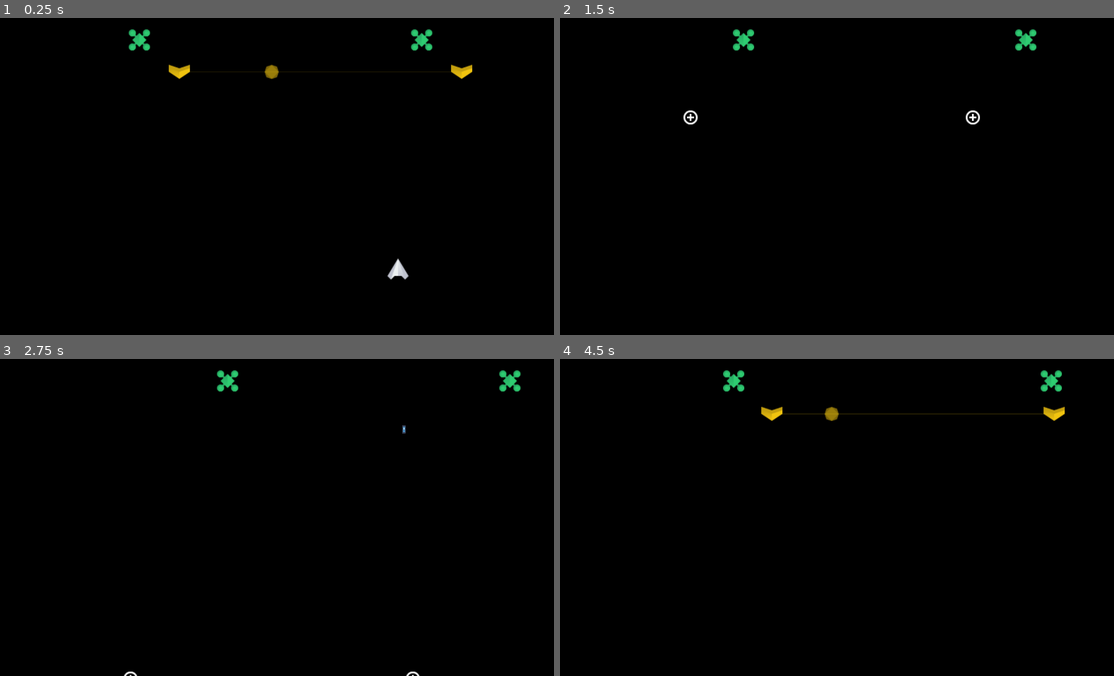
Above: before the commit, frames 1-4 (two rows, left to right).
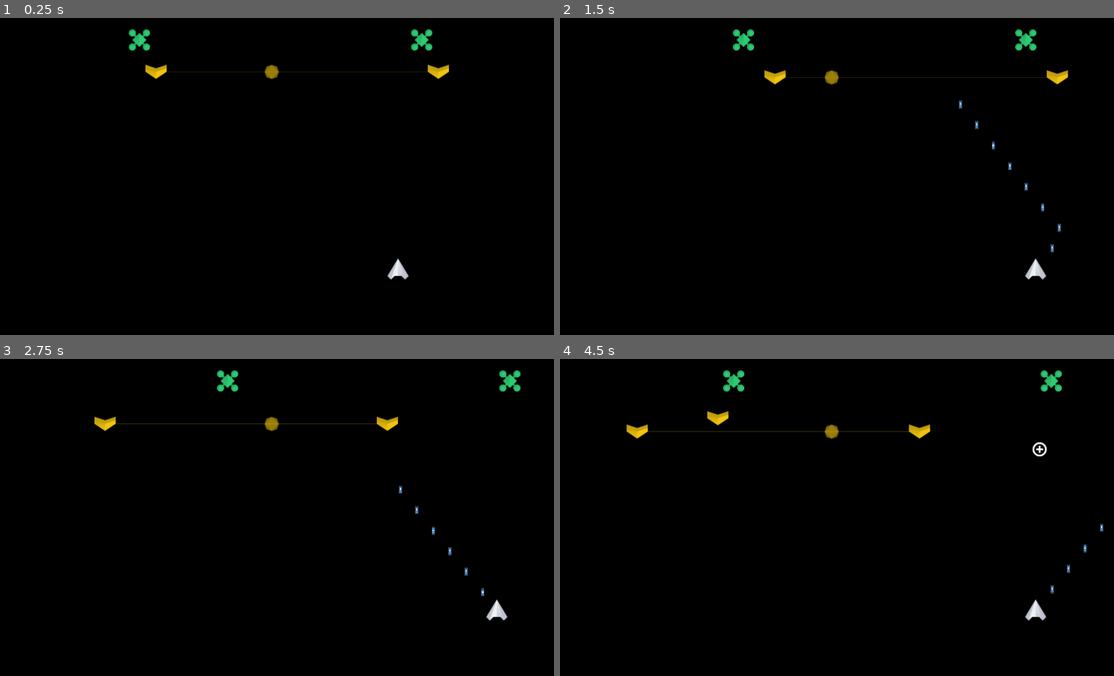
Above: after the commit, the same moments.

Repository: sacrificerXY/parallel-invaders
Game: Godot game, scene res://World.tscn
The game is run twice, just before and just after one commit, with the same random seed, the same clock (stepped at 60 frames per second) and the same inputs. The engine's default icon, where the game draws it, is replaced by a stand-in: a white triangle on a blue panel in a dark square.
Inputs:
- Up to frame 1 (0.25 s): no input
- Up to frame 2 (1.5 s): hold D (move_right) 0.53-1.28 s; hold Space (fire) 0.53-1.28 s; hold A (move_left) from 1.28 s (still down); tap Space (fire) at 1.35 s
- Up to frame 3 (2.75 s): release A (move_left) at 2.03 s; hold D (move_right) from 2.03 s (still down); hold Space (fire) from 2.03 s (still down)
- Up to frame 4 (4.5 s): release Space (fire) at 2.78 s; tap Space (fire) at 2.85, 4.35 s; release D (move_right) at 3.53 s; hold Space (fire) 3.53-4.28 s; hold A (move_left) from 3.53 s (still down)

The runs differ from the first frame. In frame 1, 0.5% of the frame differs, in the area x 26-86%, y 14-20%; in frame 2, 0.8%; in frame 3, 0.8%; in frame 4, 1.5%, in the area x 11-99%, y 15-83%.

Commit message:
fix focus

Diff:
--- a/Bullet.gd
+++ b/Bullet.gd
@@ -3,7 +3,8 @@
 
 var fired_by: WeakRef
 var velocity: Vector2
-var focused := true
+var focused := false
+var gg
 
 func init(fired_by: Node, velocity: Vector2):
 	self.fired_by = weakref(fired_by)
@@ -12,6 +13,7 @@
 	# TODO adjust collisions
 
 func _physics_process(delta):
+	gg = is_in_group('righty')
 	if not focused: return
 	position += self.velocity * delta
 
@@ -23,6 +25,11 @@
 		queue_free()
 	pass # Replace with function body.
 
+func _ready():
+	if is_in_group('righty'):
+		print('absdiaduibs')
+	if is_in_group('lefty'):
+		print('absdiaduibs')
 
 func focus():
 	focused = true
--- a/Gunner.gd
+++ b/Gunner.gd
@@ -11,6 +11,7 @@
 func _ready():
 	if randf() < 0.5:
 		direction = Vector2.LEFT
+	speed += rand_range(-1, 1) * 20
 
 func update_move(delta):
 	var collision: KinematicCollision2D = move_and_collide(direction * speed * delta)
@@ -26,11 +27,14 @@
 		var b: Bullet = preload('res://GunnerBullet.tscn').instance()
 		b.init(self, Vector2.UP * 400)
 		b.position = position
+		g.world.add_bullet(b)
+		print(get_groups())
 		if is_in_group('lefty'):
 			b.add_to_group('lefty')
 		elif is_in_group('righty'):
 			b.add_to_group('righty')
-		g.world.add_bullet(b)
+		else:
+			assert(false)
 func _physics_process(delta):
 	if is_updating:
 		update_move(delta)
--- a/Gunner.tscn
+++ b/Gunner.tscn
@@ -5,9 +5,7 @@
 
 [sub_resource type="RectangleShape2D" id=1]
 
-[node name="Gunner" type="KinematicBody2D" groups=[
-"lefty",
-]]
+[node name="Gunner" type="KinematicBody2D"]
 collision_layer = 8
 collision_mask = 6
 script = ExtResource( 2 )
--- a/LinkedShip.gd
+++ b/LinkedShip.gd
@@ -10,7 +10,7 @@
 
 func _ready():
 	sway_amount = 200
-	sway_time_factor = 0.8
+	sway_time_factor = 0.4
 
 
 func link_to(ship: Ship):
@@ -20,10 +20,14 @@
 
 
 func on_partner_destroyed(ship: Ship):
-	queue_free()
+#	queue_free()
+	#enrage
+	sway_time_factor = 0.8
+	pass
 
 
 func queue_free():
 	.queue_free()
 	var focus = 'lefty' if g.world.is_left(position) else 'righty'
+	print('power ' + focus)
 	g.world.spawn_powerup(position, focus)
--- a/MotherShip.gd
+++ b/MotherShip.gd
@@ -3,7 +3,7 @@
 
 # Called when the node enters the scene tree for the first time.
 func _ready():
-	reset_hp(20)
+	reset_hp(999999)
 	direction = Vector2.RIGHT
 	speed = 80
 	pass # Replace with function body.
--- a/Player.gd
+++ b/Player.gd
@@ -5,7 +5,7 @@
 # var a = 2
 # var b = "text"
 
-var fire_cooldown: float = 1
+var fire_cooldown: float = 0.1
 var fire_timer: float = 0
 
 var world
@@ -22,7 +22,7 @@
 		h -= 1
 	if Input.is_action_pressed('move_right'):
 		h += 1
-	position.x += h * 800 * delta
+	position.x += h * 320 * delta
 
 	if fire_timer <= 0:
 		if Input.is_action_pressed('fire'):
@@ -34,9 +34,10 @@
 
 func fire():
 	var bullet: Bullet = preload('res://Bullet.tscn').instance()
-	bullet.init(self, Vector2.UP * 600)
+	bullet.init(self, Vector2.UP * 400)
 	bullet.position = position
 	world.add_bullet(bullet)
+	bullet.focus()
 
 
 
--- a/Powerup.gd
+++ b/Powerup.gd
@@ -1,7 +1,7 @@
 extends Area2D
 class_name Powerup
 
-const SPEED := 400
+const SPEED := 100
 
 var spawn_side := 'null'
 
@@ -12,8 +12,9 @@
 func _on_Powerup_area_entered(area):
 	if area.name == 'Player':
 		var gg: Gunner = preload('res://Gunner.tscn').instance()
+		assert(spawn_side == 'lefty' or spawn_side == 'righty')
+		g.world.add_gunner(gg)
 		gg.add_to_group(spawn_side)
 		gg.position.x = area.position.x
-		g.world.add_gunner(gg)
 		queue_free()
 	pass # Replace with function body.
--- a/Ship.gd
+++ b/Ship.gd
@@ -20,7 +20,7 @@
 
 # Called when the node enters the scene tree for the first time.
 func _ready():
-	reset_hp(5)
+	reset_hp(20)
 #	direction.y = 0.025
 #	direction = direction.normalized()
 #	direction.x = 0
--- a/World.gd
+++ b/World.gd
@@ -10,7 +10,7 @@
 onready var player := find_node('Player')
 var past_focus: int = 0
 
-var spawn_cooldown: float = 4
+var spawn_cooldown: float = 3
 var spawn_timer: float = 0.0
 
 
@@ -119,15 +119,15 @@
 		curr_focus = FOCUS_LEFTY
 	else:
 		curr_focus = FOCUS_RIGHTY
-	if past_focus != curr_focus:
-		if curr_focus == FOCUS_LEFTY:
-			get_tree().call_group('lefty', 'focus')
-			get_tree().call_group('righty', 'unfocus')
-		elif curr_focus == FOCUS_RIGHTY:
-			get_tree().call_group('lefty', 'unfocus')
-			get_tree().call_group('righty', 'focus')
-		else:
-			assert(false)
+#	if past_focus != curr_focus:
+	if curr_focus == FOCUS_LEFTY:
+		get_tree().call_group('lefty', 'focus')
+		get_tree().call_group('righty', 'unfocus')
+	elif curr_focus == FOCUS_RIGHTY:
+		get_tree().call_group('lefty', 'unfocus')
+		get_tree().call_group('righty', 'focus')
+	else:
+		assert(false)
 	past_focus = curr_focus
 # Called every frame. 'delta' is the elapsed time since the previous frame.
 #func _process(delta):
@@ -136,13 +136,13 @@
 func spawn_powerup(pos: Vector2, focus):
 	assert(focus == 'lefty' or focus == 'righty')
 	var p: Powerup = preload('res://Powerup.tscn').instance()
+	add_child(p)
 	p.position = pos
 	p.spawn_side = focus
-	add_child(p)
 
 
 func is_left(pos: Vector2):
-	return pos.x < screen_size.x * 0.5
+	return pos.x < (screen_size.x * 0.5)
 
 
 func add_gunner(gg):
